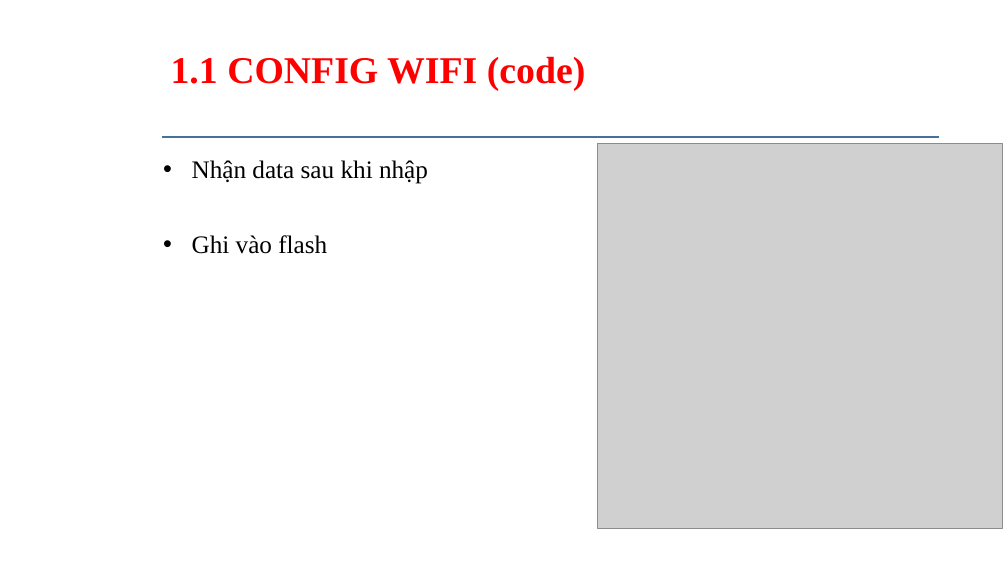
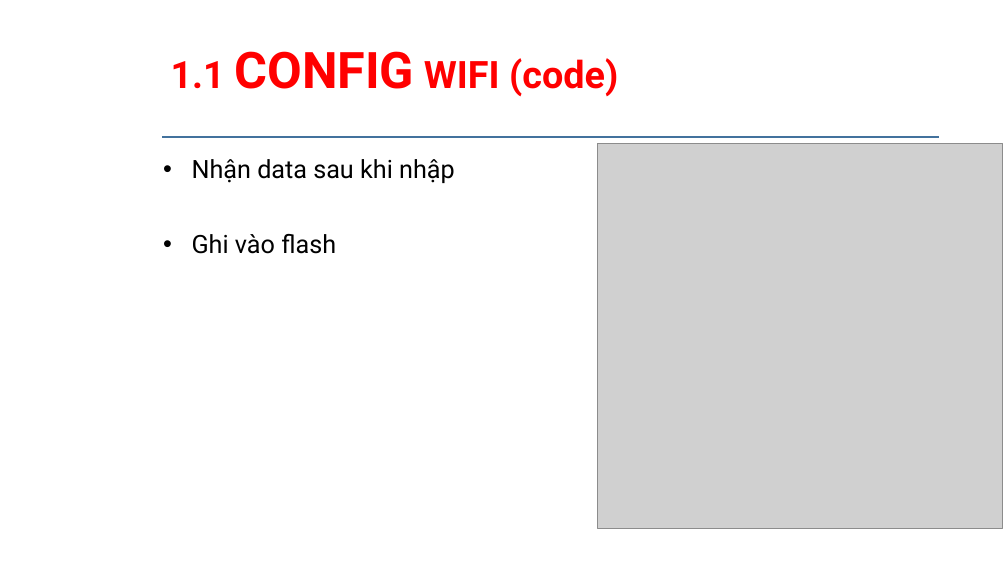
Before and after one commit to daotuyen9244/Indruino-Iot-Project, a slide deck: slide 9 of FW/Phuc/WEEK4_config_dialogtic_cotrol_information/TEMPLATE SLITE Writehttp.pptx. Drawn at 1008x567 pixels with LibreOffice and Linux fonts; fonts in the diff are those of the drawing; grey boxes stand for pictures; background and template pictures are left out. Boxes give left, top, right and bottom in pixels: in the first picture for what was removed or moved away, otherwise in the second. Text is boxed around its words. In the diff, an @@ line names an element or a change of style, - is before the commit and + after.

```diff
--- a/FW/Phuc/WEEK4_config_dialogtic_cotrol_information/TEMPLATE SLITE Writehttp.pptx
+++ b/FW/Phuc/WEEK4_config_dialogtic_cotrol_information/TEMPLATE SLITE Writehttp.pptx
@@ title "1.1 CONFIG WIFI (code)" at (x1=171, y1=51, x2=618, y2=96): size 36 to 48 pt in "CONFIG"; font Times New Roman to Roboto @@
@@ text "Nhận data sau khi nhập" at (x1=192, y1=159, x2=455, y2=254): font Times New Roman to Roboto @@
```
Also in this commit, not shown: 23 other slides changed.
